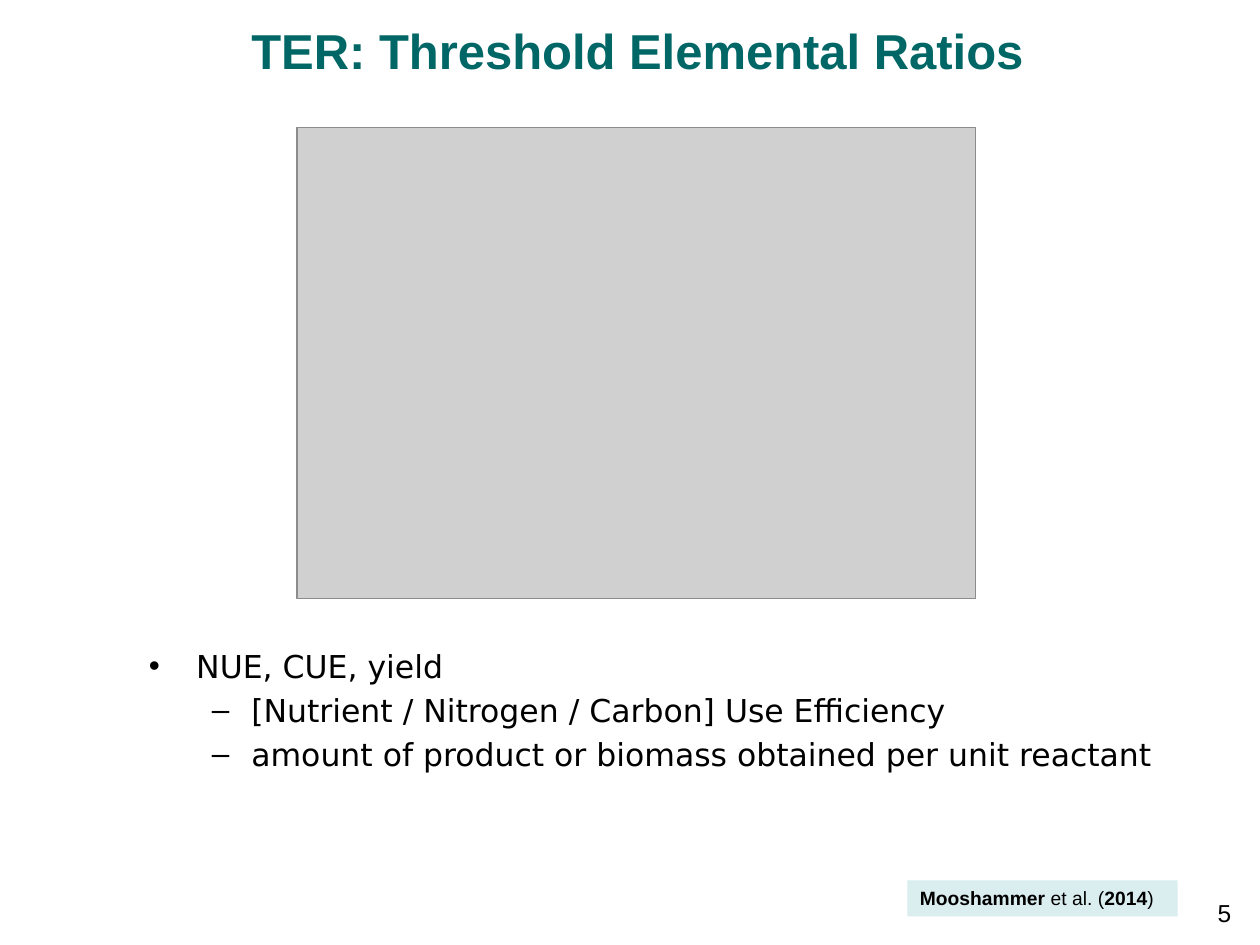
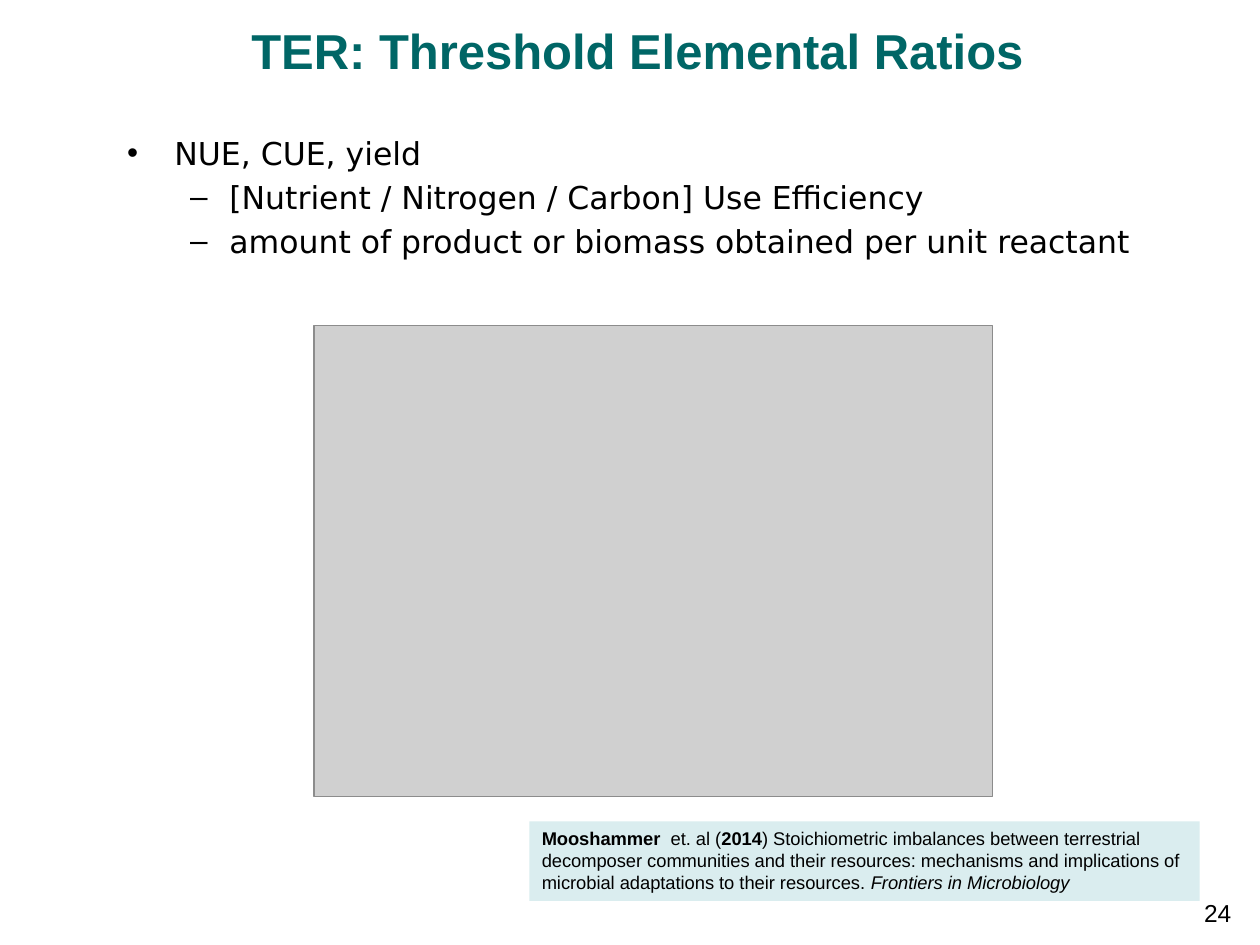
Before and after one commit to bgctw/sesam, a slide deck: slide 24 of inst/egu14/wutzler1404_vienna_stoichiometry.pptx (slide 5 before the commit). Drawn at 1260x945 pixels with LibreOffice and Linux fonts; fonts in the diff are those of the drawing; grey boxes stand for pictures; background and template pictures are left out. Boxes give left, top, right and bottom in pixels: in the first picture for what was removed or moved away, otherwise in the second. Text is boxed around its words. In the diff, an @@ line names an element or a change of style, - is before the commit and + after.

```diff
--- a/inst/egu14/wutzler1404_vienna_stoichiometry.pptx
+++ b/inst/egu14/wutzler1404_vienna_stoichiometry.pptx
@@ text "NUE, CUE, yield": place and size @@
-text "NUE, CUE, yield" at bbox=[196, 654, 1151, 773]
+text "NUE, CUE, yield" at bbox=[174, 141, 1129, 260]
@@ picture: place and size @@
-picture at bbox=[297, 127, 976, 598]
+picture at bbox=[314, 325, 993, 796]
@@ rectangle added at bbox=[529, 822, 1200, 901], fill #DAEDEF, 10.5 pt, text #000000 @@
+Mooshammer et. al (2014) Stoichiometric imbalances between terrestrial decomposer communities and their resources: mechanisms and implications of microbial adaptations to their resources. Frontiers in Microbiology
@@ rectangle removed at bbox=[907, 881, 1177, 917] @@
-Mooshammer et al. (2014)
@@ page number at bbox=[1204, 905, 1231, 922]: text changed @@
-5
+24
```
Also in this commit, not shown: 11 other slides changed, 4 slides added, 5 slides removed, 1 other file.
